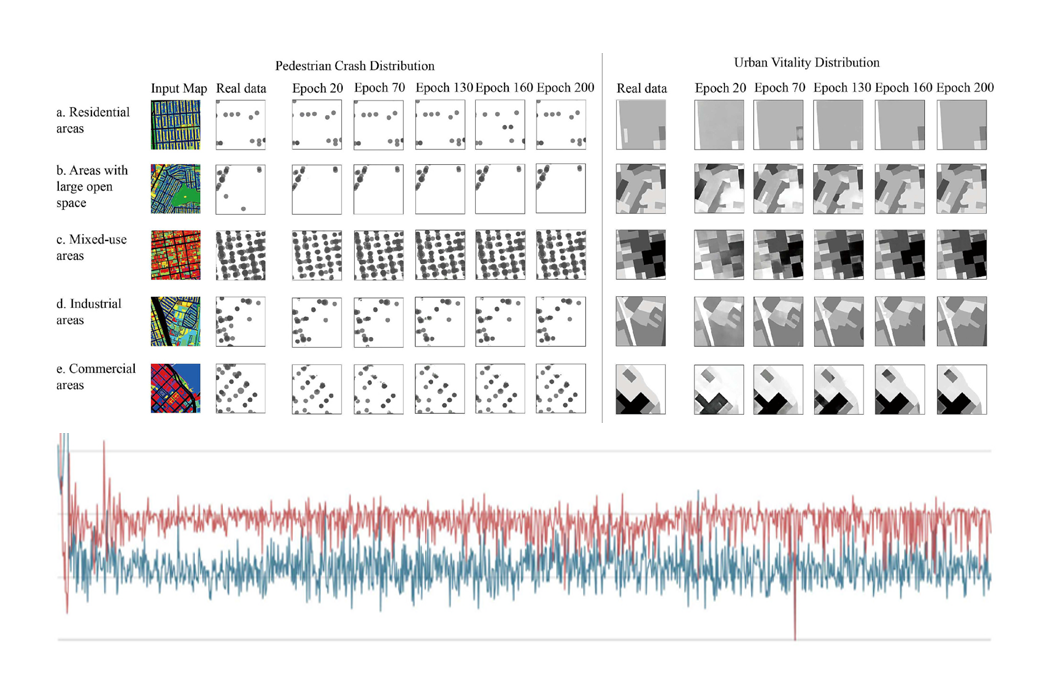
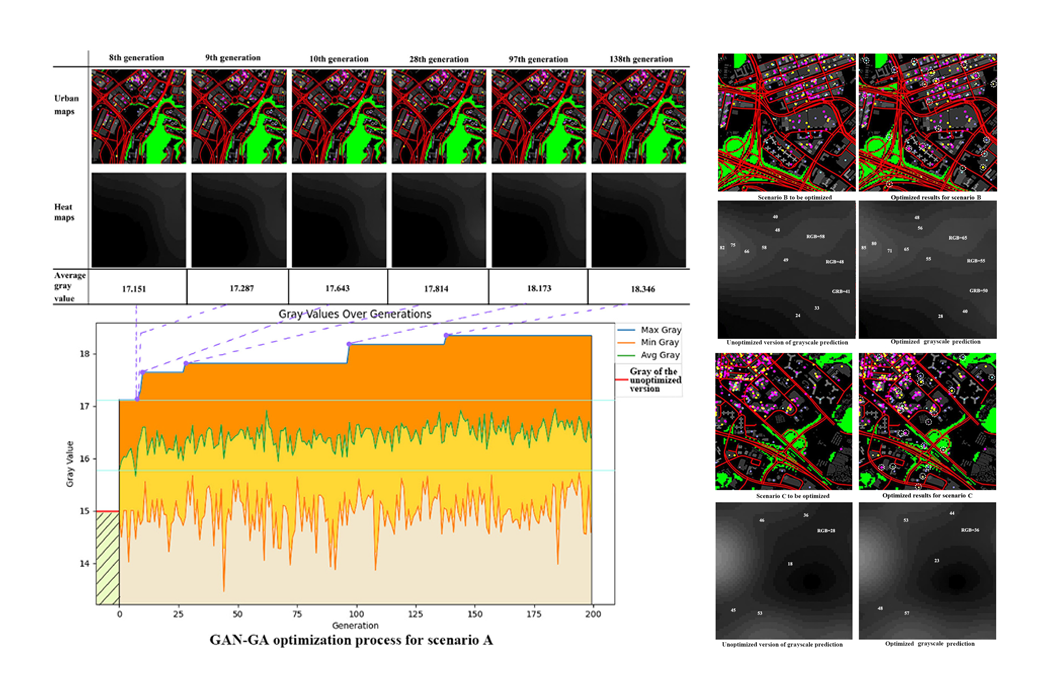
The second w=1050, h=700 image is a revision of the first. Changes to its layers:
added layer "图层 3" above "图层 2" over [712, 351, 997, 648]
painted on "图层 2" over [52, 50, 998, 648]
painted on "图层 1" over [52, 50, 996, 648]
